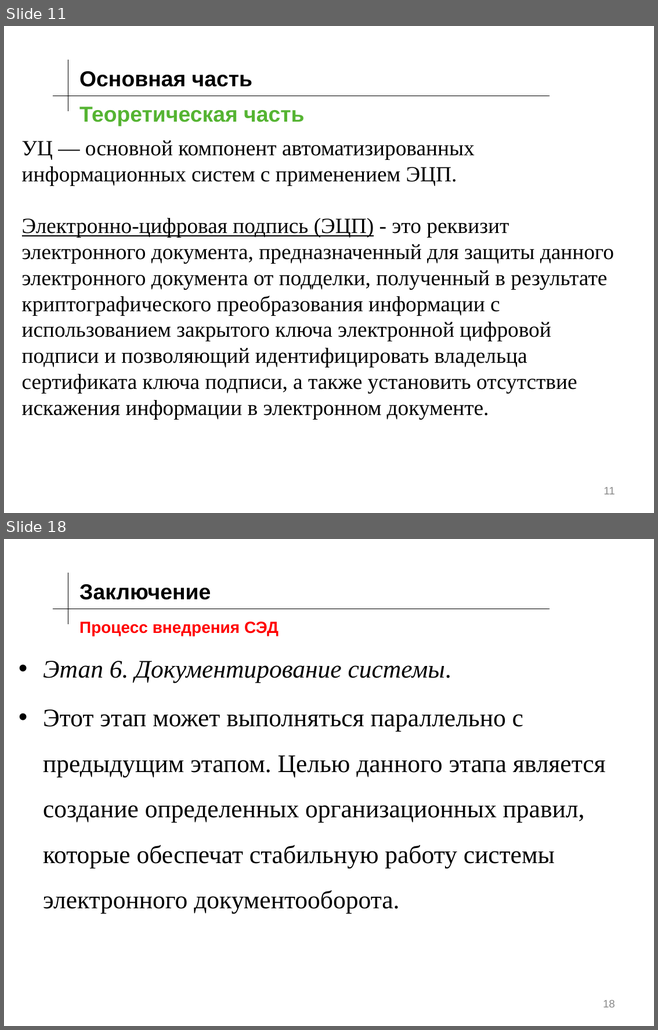
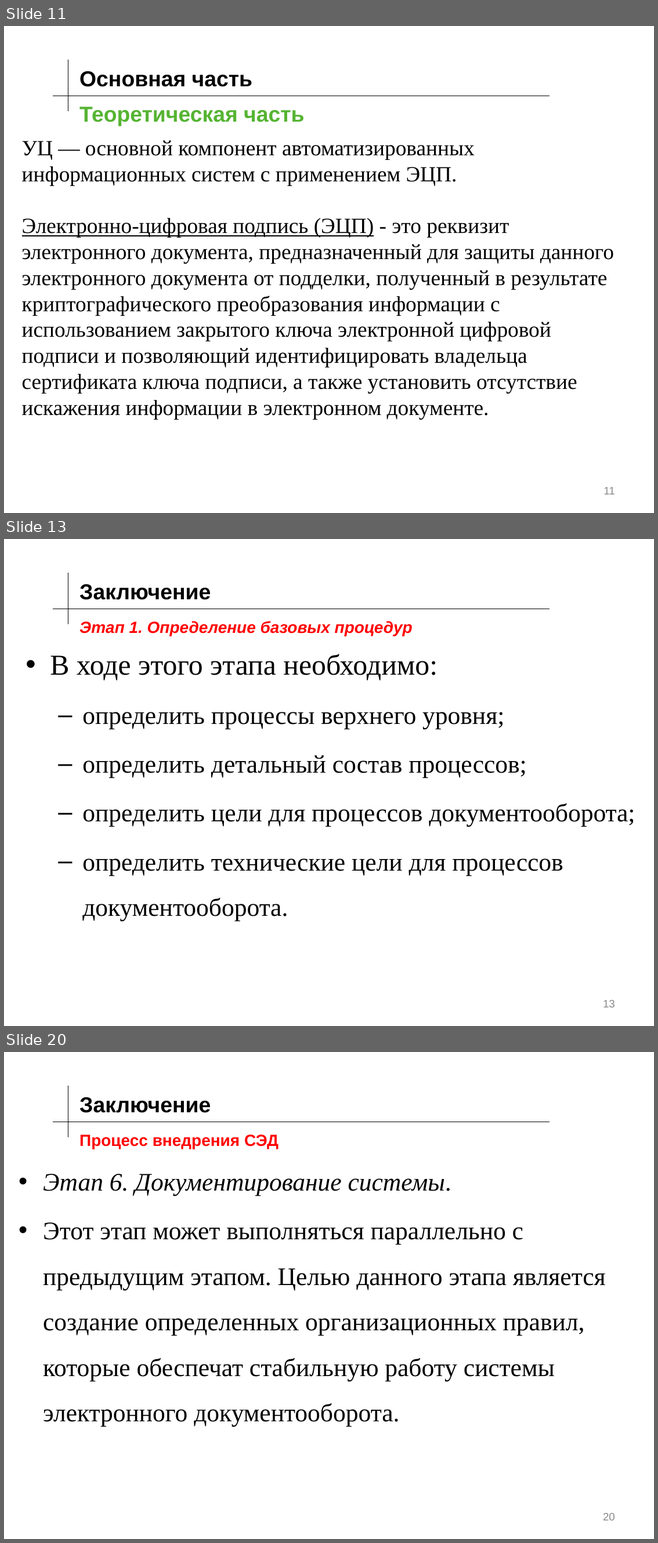
Before and after one commit to KnopaEl/Project, a slide deck: ПД(171-341).pptx. Shown one above the other, each under a label of ours: slides 11 and 18 before the commit, slides 11, 13 and 20 after it; the slides between them are not shown. The pictures are 658x1030 and 658x1543 pixels, drawn with LibreOffice and Linux fonts; fonts in the diff are those of the drawing; background and template pictures are left out. Boxes give left, top, right and bottom in pixels: in the first picture for what was removed or moved away, otherwise in the second. Text is boxed around its words. In the diff, an @@ line names an element or a change of style, - is before the commit and + after.

```diff
--- a/ПД(171-341).pptx
+++ b/ПД(171-341).pptx
@@ slide 13 added at [4, 539, 654, 1026], background picture (left out) @@
@@ line added from (68, 624) to (68, 573), #000000 0.75 pt @@
@@ text added at [79, 584, 210, 600], 24 pt, text #000000, bold @@
+Заключение
@@ line added from (53, 609) to (550, 609), #000000 0.75 pt @@
@@ title added at [79, 621, 412, 636], 18 pt, text #FF0000, bold, italic @@
+Этап 1. Определение базовых процедур
@@ text added at [50, 654, 634, 921], 28 pt, text #000000 @@
+• В ходе этого этапа необходимо:
+  – определить процессы верхнего уровня;
+  – определить детальный состав процессов;
+  – определить цели для процессов документооборота;
+  – определить технические цели для процессов документооборота.
@@ page number added at [603, 1000, 615, 1008], 12 pt, text #888888 @@
+13
@@ what was slide 18 is now slide 20 @@
@@ page number at [603, 1513, 615, 1521]: text changed @@
-18
+20
```
Also in this commit, not shown: 6 slides changed, 1 other slide added.
